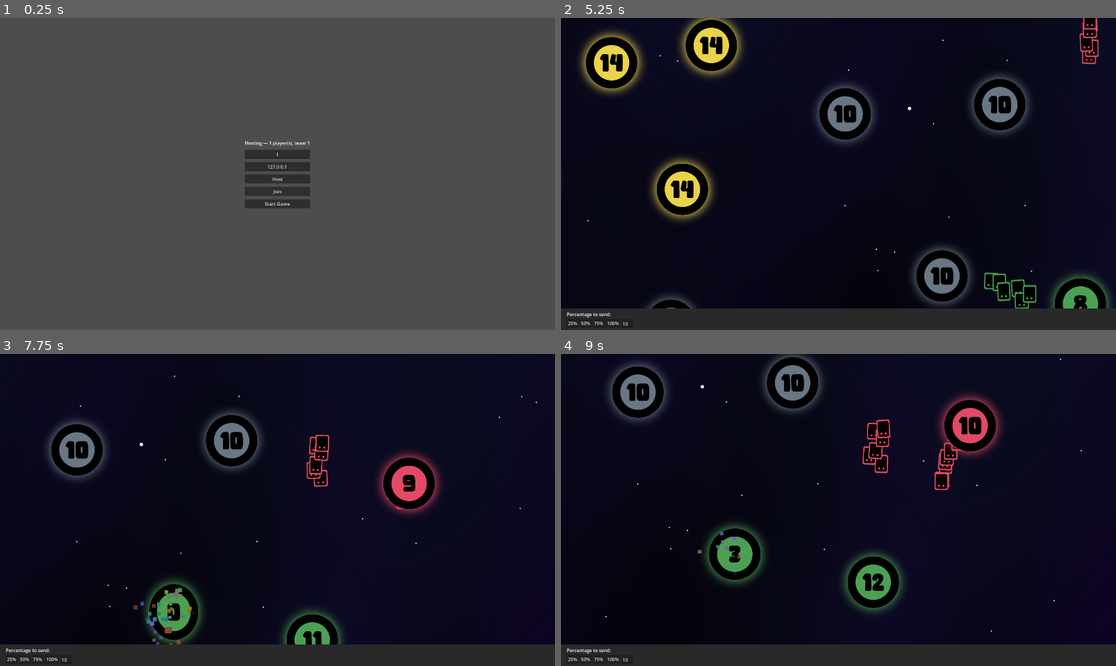
Above: before the commit, frames 1-4 (two rows, left to right).
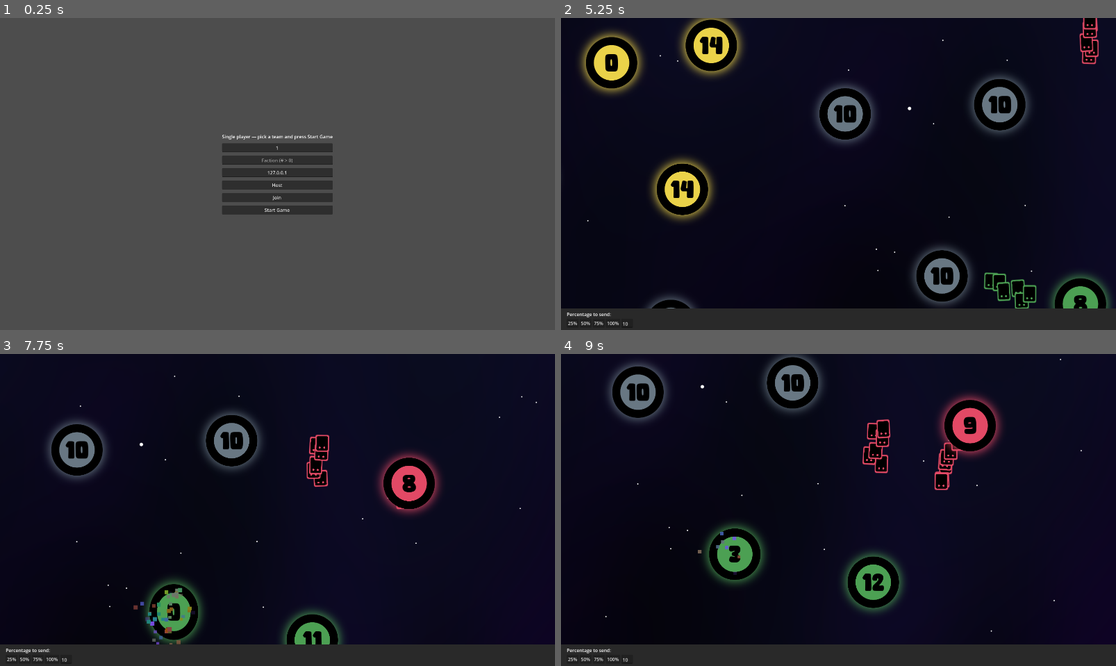
Above: after the commit, the same moments.

Repository: AdamK357/WarGame
Game: Godot game, scene res://scenes/menus/lobby_menu.tscn
Same seed, same stepped clock (60 frames per second), same inputs: the game is played once before the commit and once after it.
Inputs (mouse positions are in pixels of both pictures, inside the frame that each line leads up to):
- Up to frame 1 (0.25 s): no input
- Up to frame 2 (5.25 s): click "Start Game" at 0.5 s; click "25%" at 1.25 s; click "50%" at 2 s; click "75%" at 2.75 s; click "100%" at 3.5 s; drag from (610, 61) to (1021, 292) at 4.27 s; drag from (710, 46) to (999, 283) at 5.02 s
- Up to frame 3 (7.75 s): move the mouse to (438, 441) at 5.77 s; hold D (right) 5.78-6.5 s; tap Space (spacebar) at 5.85 s; click (438, 441) at 5.92 s; drag from (83, 450) to (327, 435) at 6.52 s; drag from (310, 641) to (177, 606) at 7.27 s
- Up to frame 4 (9 s): drag from (733, 612) to (877, 475) at 8.02 s; move the mouse to (971, 481) at 8.77 s; hold S (down) from 8.78 s (still down); tap Space (spacebar) at 8.85 s; click (971, 481) at 8.92 s

The runs differ from the first frame. In frame 1, 3.1% of the frame differs, in the area x 40-60%, y 37-64%; in frame 2, 0.2%; in frame 3, less than 0.1%; in frame 4, 0.1%.

Commit message:
UnitSendRequest class created, PlayerController functionality expanded, created FactionData resource

Diff:
--- /dev/null
+++ b/autoload/faction_manager.gd
@@ -0,0 +1,2 @@
+extends Node
+class_name FactionManager
--- a/autoload/game_manager.gd
+++ b/autoload/game_manager.gd
@@ -1,43 +1,17 @@
 extends Node2D
-
-var selected_source_structure: Structure = null
-var selected_target_structure: Structure = null
 
 var unit_container: Node2D
 var particle_container: Node2D
 var structure_container: Node2D
+var player_controller: PlayerController
 
-
-var player_sending_percentage: bool = true
-var player_percent_to_send: float = 0.5
-var player_amount_to_send: float
-
-
-func select_source_structure(structure: Structure) -> void:
-	selected_source_structure = structure
-	Globals.send_note("Selected source structure: " + str(selected_source_structure.structure_id))
-
-
-func select_target_structure(structure: Structure) -> void:
-	selected_target_structure = structure
-	Globals.send_note("Selected target structure: " + str(selected_target_structure.structure_id))
-
-
-func try_send_units() -> void:
-	if not selected_source_structure or not selected_target_structure:
+func try_send_units(request: UnitSendRequest) -> void:
+	if not request.source_id or not request.target_id:
 		Globals.send_error("source structure or target structure not selected")
 		return
 
-	if selected_source_structure == selected_target_structure:
+	if request.source_id == request.target_id:
 		Globals.send_error("source and target structure are the same")
 		return
 
-	MultiplayerManager.request_send_units(
-		selected_source_structure.structure_id,
-		selected_target_structure.structure_id,
-		player_sending_percentage,
-		player_percent_to_send if player_sending_percentage else player_amount_to_send
-	)
-
-	selected_source_structure = null
-	selected_target_structure = null
+	MultiplayerManager.request_send_units(request)
--- a/autoload/globals.gd
+++ b/autoload/globals.gd
@@ -10,6 +10,8 @@
 	6: Color(1.0, 1.0, 1.0, 1.0)
 }
 
+enum UnitSendMode {PERCENT, AMOUNT}
+
 func get_team_color(team: int) -> Color:
 	return TEAM_COLORS.get(team, Color.WHITE)
 
--- a/autoload/multiplayer_manager.gd
+++ b/autoload/multiplayer_manager.gd
@@ -11,11 +11,21 @@
 
 var local_team: int = 1
 var peer_teams: Dictionary = {} # peer_id -> team
+var peer_factions: Dictionary = {} # peer_id -> faction_id
 var human_teams: Array = []
 
 var _structures_by_id: Dictionary = {} # structure_id -> Structure
 var _units_by_id: Dictionary = {} # unit_id -> Unit
 var _next_unit_id: int = 1
+
+
+func _ready() -> void:
+	multiplayer.multiplayer_peer = null
+	multiplayer.peer_connected.connect(_on_peer_connected)
+	multiplayer.peer_disconnected.connect(_on_peer_disconnected)
+	multiplayer.connected_to_server.connect(_on_connected_to_server)
+	multiplayer.connection_failed.connect(_on_connection_failed)
+	multiplayer.server_disconnected.connect(_on_server_disconnected)
 
 
 func is_multiplayer() -> bool:
@@ -74,12 +84,14 @@
 			return
 		start_game_rpc.rpc(map_path)
 	else:
+		human_teams = [get_local_team()]
+		peer_teams = {1: get_local_team()}
 		TransitionManager.change_scene(map_path)
 
 
 func register_structures_from_tree(root: Node) -> void:
 	_structures_by_id.clear()
-	for node in root.get_tree().get_nodes_in_group("Structures"):
+	for node in root.get_tree().get_nodes_in_group("structures"):
 		if node is Structure and node.structure_id > 0:
 			_structures_by_id[node.structure_id] = node
 
@@ -102,22 +114,17 @@
 	_units_by_id.erase(unit_id)
 
 
-func request_send_units(
-	source_id: int,
-	target_id: int,
-	use_percent: bool,
-	value: float
-) -> void:
+func request_send_units(request: UnitSendRequest) -> void:
 	if is_multiplayer():
 		if multiplayer.is_server():
-			_handle_send_units_request(source_id, target_id, use_percent, value, multiplayer.get_unique_id())
+			request.peer_id = multiplayer.get_unique_id()
+			_handle_send_units_request(request)
 		else:
-			request_send_units_rpc.rpc_id(1, source_id, target_id, use_percent, value)
+			request_send_units_rpc.rpc_id(1, request.to_dict())
 	else:
-		var source := get_structure(source_id)
-		var target := get_structure(target_id)
-		if source and target:
-			source.send_units(target, use_percent, value)
+		if request.source_id and request.target_id:
+			var source := get_structure(request.source_id)
+			source.send_units(request)
 
 
 func broadcast_spawn_unit(
@@ -151,18 +158,19 @@
 	return human_teams.has(team)
 
 
-func _ready() -> void:
-	multiplayer.peer_connected.connect(_on_peer_connected)
-	multiplayer.peer_disconnected.connect(_on_peer_disconnected)
-	multiplayer.connected_to_server.connect(_on_connected_to_server)
-	multiplayer.connection_failed.connect(_on_connection_failed)
-	multiplayer.server_disconnected.connect(_on_server_disconnected)
-
-
 func _on_peer_connected(peer_id: int) -> void:
 	if multiplayer.is_server():
 		sync_teams_rpc.rpc(peer_teams)
-	peer_list_changed.emit()
+		#_assign_faction_to_peer(faction_id, peer_id)
+	peer_list_changed.emit()
+
+func _assign_faction_to_peer(faction_id: int, peer_id: int) -> void:
+	peer_factions[peer_id] = faction_id
+	_broadcast_faction_assignment(peer_id, faction_id)
+
+@rpc("authority", "call_local", "reliable")
+func _broadcast_faction_assignment(peer_id: int, faction: int):
+	peer_factions[peer_id] = faction
 
 
 func _on_peer_disconnected(peer_id: int) -> void:
@@ -217,21 +225,14 @@
 
 
 @rpc("any_peer", "reliable")
-func request_send_units_rpc(
-	source_id: int,
-	target_id: int,
-	use_percent: bool,
-	value: float
-) -> void:
+func request_send_units_rpc(request_dict: Dictionary) -> void:
 	if not multiplayer.is_server():
 		return
-	_handle_send_units_request(
-		source_id,
-		target_id,
-		use_percent,
-		value,
-		multiplayer.get_remote_sender_id()
-	)
+
+	var request = UnitSendRequest.from_dict(request_dict)
+	request.peer_id = multiplayer.get_remote_sender_id()
+
+	_handle_send_units_request(request)
 
 
 @rpc("authority", "reliable")
@@ -258,31 +259,25 @@
 	_destroy_unit_local(unit_id, effect_pos)
 
 
-func _handle_send_units_request(
-	source_id: int,
-	target_id: int,
-	use_percent: bool,
-	value: float,
-	peer_id: int
-) -> void:
-	if not peer_teams.has(peer_id):
-		Globals.send_error("Unknown peer %d attempted to send units" % peer_id)
-		return
-
-	var source := get_structure(source_id)
-	var target := get_structure(target_id)
+func _handle_send_units_request(request: UnitSendRequest) -> void:
+	if not peer_teams.has(request.peer_id):
+		Globals.send_error("Unknown peer %d attempted to send units" % request.peer_id)
+		return
+
+	var source := get_structure(request.source_id)
+	var target := get_structure(request.target_id)
 	if source == null or target == null:
-		Globals.send_error("Invalid structure ids: %d -> %d" % [source_id, target_id])
+		Globals.send_error("Invalid structure ids: %d -> %d" % [request.source_id, request.target_id])
 		return
 
 	if source == target:
 		return
 
-	if source.get_team() != peer_teams[peer_id]:
-		Globals.send_error("Peer %d does not own team %d" % [peer_id, source.get_team()])
-		return
-
-	source.send_units(target, use_percent, value)
+	if source.get_team() != peer_teams[request.peer_id]:
+		Globals.send_error("Peer %d does not own team %d" % [request.peer_id, source.get_team()])
+		return
+
+	source.send_units(request)
 
 
 func _spawn_unit_local(
--- a/project.godot
+++ b/project.godot
@@ -29,7 +29,7 @@
 
 [global_group]
 
-Structures=""
+structures=""
 
 [input]
 
--- /dev/null
+++ b/resources/factions/faction_data.gd
@@ -0,0 +1,8 @@
+extends Resource
+class_name FactionData
+
+@export var id: int
+@export var name: String
+@export var growth_rate_multiplier: float = 1.0
+@export var unit_speed_multiplier: float = 1.0
+@export var ability_scripts: Array[Script]
--- /dev/null
+++ b/resources/factions/monolith_faction.tres
@@ -0,0 +1,9 @@
+[gd_resource type="Resource" script_class="FactionData" format=3 uid="uid://b6nwipaansiru"]
+
+[ext_resource type="Script" uid="uid://dtwjshcry8t3c" path="res://resources/factions/faction_data.gd" id="1_3t1qe"]
+
+[resource]
+script = ExtResource("1_3t1qe")
+id = 1
+name = "The Monoliths"
+metadata/_custom_type_script = "uid://dtwjshcry8t3c"
--- a/scenes/AI/ai_controller.gd
+++ b/scenes/AI/ai_controller.gd
@@ -20,17 +20,17 @@
 
 
 func _get_my_structures() -> Array[Node]:
-	var all_structures = get_tree().get_nodes_in_group("Structures")
+	var all_structures = get_tree().get_nodes_in_group("structures")
 	return all_structures.filter(func(s): return s.get_team() == _team)
 
 
 func _get_neutral_structures() -> Array[Node]:
-	var all_structures = get_tree().get_nodes_in_group("Structures")
+	var all_structures = get_tree().get_nodes_in_group("structures")
 	return all_structures.filter(func(s): return s.get_team() == 0)
 
 
 func _get_enemy_structures() -> Array[Node]:
-	var all_structures = get_tree().get_nodes_in_group("Structures")
+	var all_structures = get_tree().get_nodes_in_group("structures")
 	return all_structures.filter(func(s): return s.get_team() != _team and s.get_team() != 0)
 
 
@@ -94,7 +94,8 @@
 
 	var amount := int(source_pop * send_percentage)
 	if amount > 5:
-		source.send_units(target, true, send_percentage)
+		var request := UnitSendRequest.new(source.structure_id, target.structure_id, Globals.UnitSendMode.PERCENT, send_percentage)
+		source.send_units(request)
 
 
 func _find_weak_friendly_structure() -> Structure:
--- a/scenes/components/player_controller.gd
+++ b/scenes/components/player_controller.gd
@@ -1,20 +1,57 @@
 extends Node
 class_name PlayerController
 
-var team: int
-static var instance
+@export var team: int = -1
+static var instance: PlayerController = null
+
+var selected_source: Structure = null
+var hovered_structure: Structure = null
+
+var unit_send_mode: Globals.UnitSendMode = Globals.UnitSendMode.PERCENT
+var send_value: float = 0.5
 
 func _ready():
 	instance = self
+	connect_to_signals()
+
+func _exit_tree(): # ensures that when queue_free() is called, any references to this playercontroller become null.
+	if instance == self:
+		instance = null
+
+func select_source(structure: Structure) -> void:
+	if structure.get_team() != team:
+		return
+	GameManager.select_source_structure(structure)
 
 
-func _process(_delta: float) -> void:
-	if Input.is_action_just_pressed("spacebar"):
-		GameManager.try_send_units()
+func select_target(structure: Structure) -> void:
+	GameManager.select_target_structure(structure)
 
 
-func select_source(structure):
-	GameManager.select_source_structure(structure)
+func set_hovered_structure(structure: Structure = null):
+	hovered_structure = structure
 
-func select_target(structure):
-	GameManager.select_target_structure(structure)
+
+func connect_to_signals():
+	var structure_group := get_tree().get_nodes_in_group("structures")
+	for structure in structure_group:
+		structure.mouse_hover_entered.connect(set_hovered_structure)
+		structure.mouse_hover_exited.connect(set_hovered_structure)
+
+
+func _unhandled_input(event):
+	if event is InputEventMouseButton and event.pressed and event.button_index == MOUSE_BUTTON_LEFT:
+		if hovered_structure == null:
+			return
+		if hovered_structure.get_team() == team:
+			if selected_source == null:
+				selected_source = hovered_structure
+			else:
+				var request = UnitSendRequest.new(selected_source.structure_id, hovered_structure.structure_id, unit_send_mode, send_value)
+				GameManager.try_send_units(request)
+				selected_source = null
+		elif hovered_structure.get_team() != team:
+			if selected_source != null:
+				var request = UnitSendRequest.new(selected_source.structure_id, hovered_structure.structure_id, unit_send_mode, send_value)
+				GameManager.try_send_units(request)
+				selected_source = null
--- a/scenes/menus/lobby_menu.gd
+++ b/scenes/menus/lobby_menu.gd
@@ -9,9 +9,11 @@
 @onready var start_button: Button = $CenterContainer/VBoxContainer/StartButton
 @onready var address_edit: LineEdit = $CenterContainer/VBoxContainer/AddressEdit
 @onready var team_edit: LineEdit = $CenterContainer/VBoxContainer/TeamEdit
+@onready var faction_edit: LineEdit = $CenterContainer/VBoxContainer/FactionEdit
 
 
 func _ready() -> void:
+	MultiplayerManager.disconnect_from_game()  # hard reset
 	MultiplayerManager.peer_list_changed.connect(_refresh_status)
 	MultiplayerManager.connection_failed.connect(_on_connection_failed)
 	_refresh_status()
@@ -22,6 +24,13 @@
 		var team := int(team_edit.text)
 		if team > 0:
 			return team
+	return 1
+
+func _get_faction_from_input() -> int:
+	if faction_edit.text.is_valid_int():
+		var faction := int(faction_edit.text)
+		if faction > 0:
+			return faction
 	return 1
 
 
--- a/scenes/menus/lobby_menu.tscn
+++ b/scenes/menus/lobby_menu.tscn
@@ -35,6 +35,12 @@
 alignment = 1
 expand_to_text_length = true
 
+[node name="FactionEdit" type="LineEdit" parent="CenterContainer/VBoxContainer" unique_id=857296773]
+layout_mode = 2
+placeholder_text = "Faction (# > 0)"
+alignment = 1
+expand_to_text_length = true
+
 [node name="AddressEdit" type="LineEdit" parent="CenterContainer/VBoxContainer" unique_id=918273645]
 layout_mode = 2
 text = "127.0.0.1"
--- a/scenes/structures/structure.gd
+++ b/scenes/structures/structure.gd
@@ -1,5 +1,8 @@
 extends Node2D
 class_name Structure
+
+signal mouse_hover_entered(structure)
+signal mouse_hover_exited
 
 # Unit spawning constants
 const SPAWN_MIN_RADIUS := 25.0
@@ -74,25 +77,14 @@
 	population_label.text = str(population)
 
 
-func _on_area_2d_input_event(_viewport: Node, event: InputEvent, _shape_idx: int) -> void:
-	if not event is InputEventMouseButton or not event.pressed:
-		return
+func send_units(request: UnitSendRequest) -> void:
+	pass
+	var target_structure := MultiplayerManager.get_structure(request.target_id)
 
-	if event.button_index == MOUSE_BUTTON_LEFT and _team == MultiplayerManager.get_local_team():
-		PlayerController.instance.select_source(self)
-	elif event.button_index == MOUSE_BUTTON_RIGHT:
-		PlayerController.instance.select_target(self)
-
-
-func send_units(
-	target_structure: Structure,
-	use_percent: bool = GameManager.player_sending_percentage,
-	value: float = -1.0
-) -> void:
 	if not MultiplayerManager.is_server_or_singleplayer():
 		return
 
-	var amount_to_send := _calculate_send_amount(use_percent, value)
+	var amount_to_send := _calculate_send_amount(request)
 	if amount_to_send <= 0:
 		return
 
@@ -106,11 +98,23 @@
 		await get_tree().create_timer(delay).timeout
 
 
-func _calculate_send_amount(use_percent: bool, value: float) -> int:
-	if use_percent:
-		var percent := value if value >= 0.0 else GameManager.player_percent_to_send
-		return int(population * percent)
-	return int(value if value >= 0.0 else GameManager.player_amount_to_send)
+
+# I updated this code, hopefully it is better, need testing
+func _calculate_send_amount(request: UnitSendRequest) -> int:
+	var result: int = 0
+
+	if request.unit_send_mode == Globals.UnitSendMode.PERCENT:
+		var p = request.percent
+		# If you treat p as 0–100, convert to 0–1:
+		if p > 1.0:
+			p /= 100.0
+		result = int(round(population * p))
+	else:
+		result = int(request.amount)
+
+	# Clamp to valid range
+	result = clampi(result, 0, population)
+	return result
 
 
 func spawn_unit(target_structure: Structure) -> void:
@@ -164,3 +168,11 @@
 		return
 	if body is Unit and self != body.target_structure:
 		body.die()
+
+
+func _on_area_2d_mouse_entered():
+	mouse_hover_entered.emit(self)
+
+
+func _on_area_2d_mouse_exited():
+	mouse_hover_exited.emit()
--- a/scenes/structures/structure.tscn
+++ b/scenes/structures/structure.tscn
@@ -44,7 +44,7 @@
 &"hit": SubResource("Animation_w8v5r")
 }
 
-[node name="Structure" type="Node2D" unique_id=1956645682 groups=["Structures"]]
+[node name="Structure" type="Node2D" unique_id=1956645682 groups=["structures"]]
 script = ExtResource("1_w8v5r")
 
 [node name="SpriteContainer" type="Node2D" parent="." unique_id=132514015]
@@ -77,3 +77,5 @@
 [connection signal="timeout" from="GrowthTimer" to="." method="_on_growth_timer_timeout"]
 [connection signal="body_entered" from="Area2D" to="." method="_on_area_2d_body_entered"]
 [connection signal="input_event" from="Area2D" to="." method="_on_area_2d_input_event"]
+[connection signal="mouse_entered" from="Area2D" to="." method="_on_area_2d_mouse_entered"]
+[connection signal="mouse_exited" from="Area2D" to="." method="_on_area_2d_mouse_exited"]
--- a/scenes/ui/player_ui.gd
+++ b/scenes/ui/player_ui.gd
@@ -5,8 +5,8 @@
 
 ## Sets the percentage of units to send (0.0 to 1.0)
 func _on_percent_button_pressed(percentage: float) -> void:
-	GameManager.player_percent_to_send = clampf(percentage, 0.0, 1.0)
-	GameManager.player_sending_percentage = true
+	PlayerController.instance.send_value = clampf(percentage, 0.0, 1.0)
+	PlayerController.instance.unit_send_mode = Globals.UnitSendMode.PERCENT
 
 
 ## Connected to all 4 percent buttons (with custom parameters)
@@ -31,5 +31,5 @@
 	if not amount_text_edit.text.is_valid_int():
 		Globals.send_error("Unit amount not valid.")
 		return
-	GameManager.player_sending_percentage = false
-	GameManager.player_amount_to_send = int(amount_text_edit.text)
+	PlayerController.instance.unit_send_mode = Globals.UnitSendMode.AMOUNT
+	PlayerController.instance.send_value = int(amount_text_edit.text)
--- /dev/null
+++ b/scripts/ability_scripts/ability.gd
@@ -0,0 +1,2 @@
+extends Node
+class_name Ability
--- /dev/null
+++ b/scripts/ability_scripts/build_outpost.gd
@@ -0,0 +1 @@
+extends Ability
--- /dev/null
+++ b/scripts/data_classes/unit_send_request.gd
@@ -0,0 +1,39 @@
+extends RefCounted
+class_name UnitSendRequest
+
+var source_id: int # Source structure
+var target_id: int # Target structure
+var unit_send_mode: Globals.UnitSendMode = Globals.UnitSendMode.PERCENT
+var percent: float # Percent of units to send
+var amount: float # Amount of units to send
+var peer_id: int = -1  # optional, server fills this in
+
+func _init(_source_id: int, _target_id: int, _unit_send_mode: Globals.UnitSendMode, _value: float):
+	source_id = _source_id
+	target_id = _target_id
+	unit_send_mode = _unit_send_mode
+
+	if _value != 0:
+		if _unit_send_mode == Globals.UnitSendMode.PERCENT:
+			percent = _value
+			amount = -1
+		else:
+			percent = -1
+			amount = _value
+
+func to_dict() -> Dictionary:
+	return {
+		"source_id": source_id,
+		"target_id": target_id,
+		"unit_send_mode": unit_send_mode,
+		"percent": percent,
+		"amount": amount,
+		"peer_id": peer_id
+	}
+
+static func from_dict(data: Dictionary) -> UnitSendRequest:
+	var req = UnitSendRequest.new(data.source_id, data.target_id, data.unit_send_mode, 0)
+	req.percent = data.percent
+	req.amount = data.amount
+	req.peer_id = data.peer_id
+	return req
Not shown, added: autoload/faction_manager.gd.uid
Not shown, added: resources/factions/faction_data.gd.uid
Not shown, added: scripts/ability_scripts/ability.gd.uid
Not shown, added: scripts/ability_scripts/build_outpost.gd.uid
Not shown, added: scripts/data_classes/unit_send_request.gd.uid
Not shown, added: todo_list.txt
